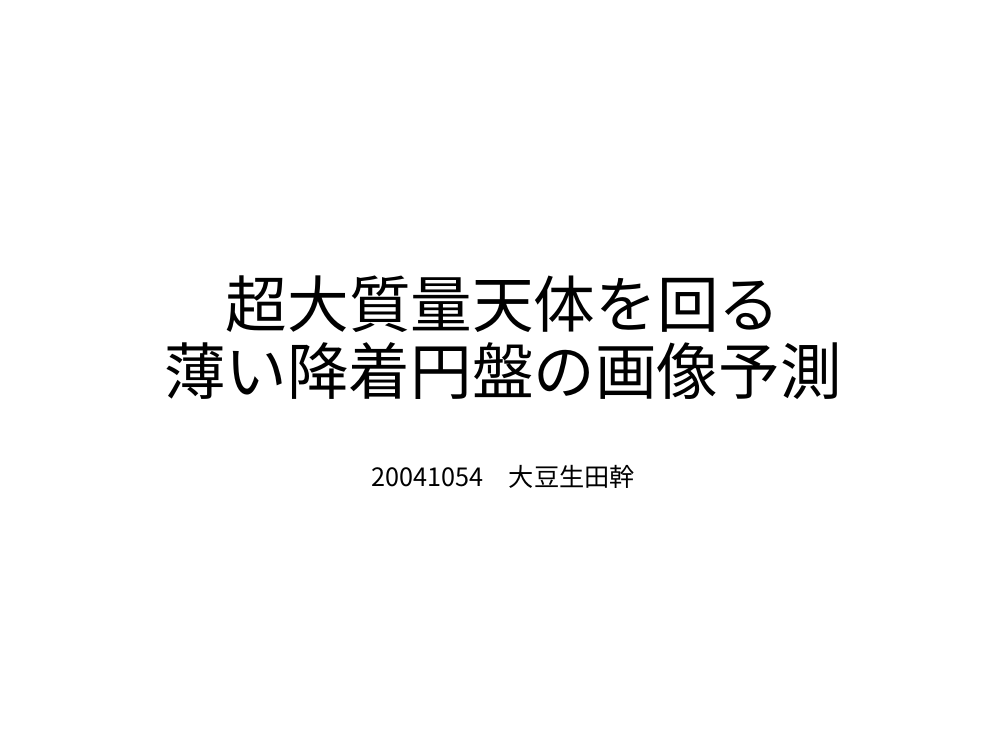
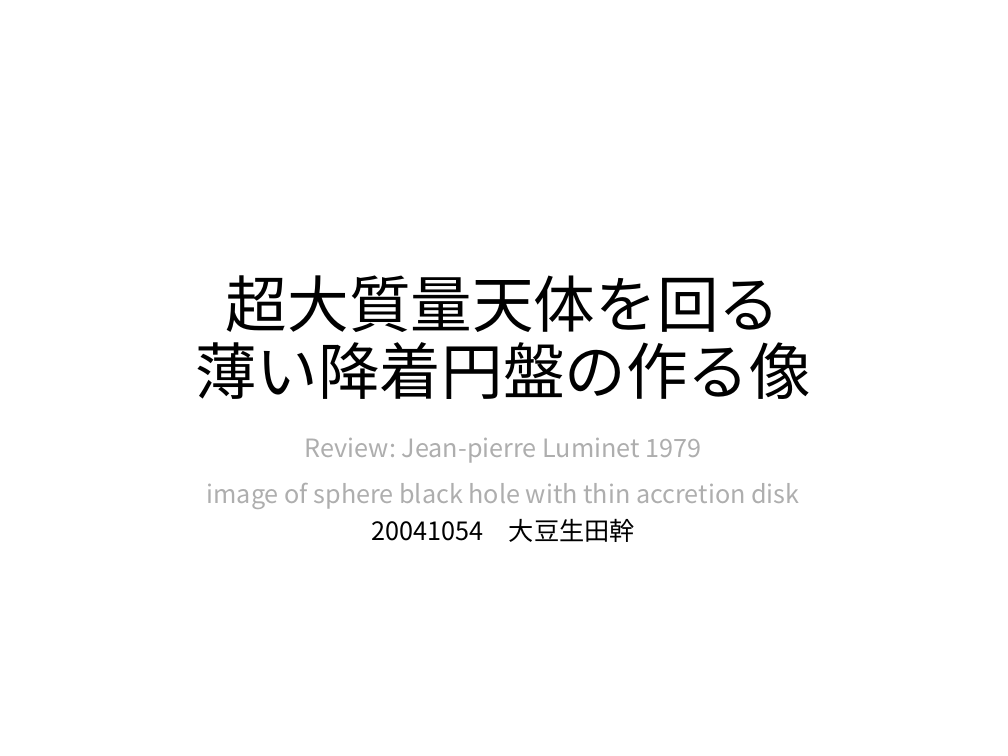
Before and after one commit to motoki-omamiuda/gakushuin, a slide deck: slide 1 of docs/大輪講.pptx. Drawn at 1008x756 pixels with LibreOffice and Linux fonts; fonts in the diff are those of the drawing. Boxes give left, top, right and bottom in pixels: in the first picture for what was removed or moved away, otherwise in the second. Text is boxed around its words. In the diff, an @@ line names an element or a change of style, - is before the commit and + after.

```diff
--- a/docs/大輪講.pptx
+++ b/docs/大輪講.pptx
@@ title at [195,275,811,399]: text changed @@
-超大質量天体を回る
-薄い降着円盤の画像予測
+超大質量天体を回る
+薄い降着円盤の作る像
@@ subtitle "Review: Jean-pierre Luminet 1979": place and size @@
-subtitle "Review: Jean-pierre Luminet 1979" at [372,464,635,488]
+subtitle "Review: Jean-pierre Luminet 1979" at [207,438,799,542]
@@ subtitle at [207,438,799,509]: paragraphs added @@
+Review: Jean-pierre Luminet 1979
+image of sphere black hole with thin accretion disk
```
Also in this commit, not shown: 2 other slides changed, 2 slides removed, 27 other files.
